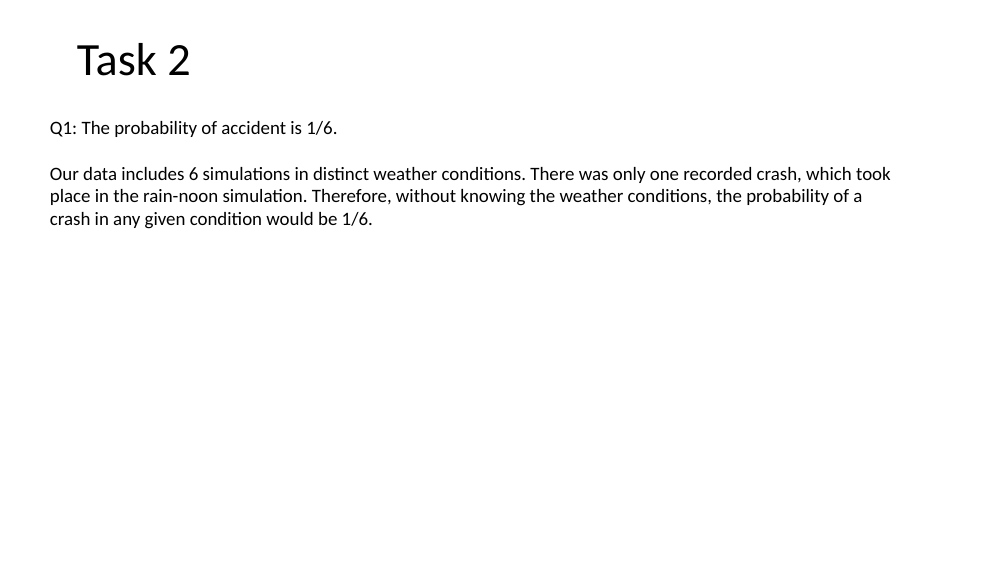
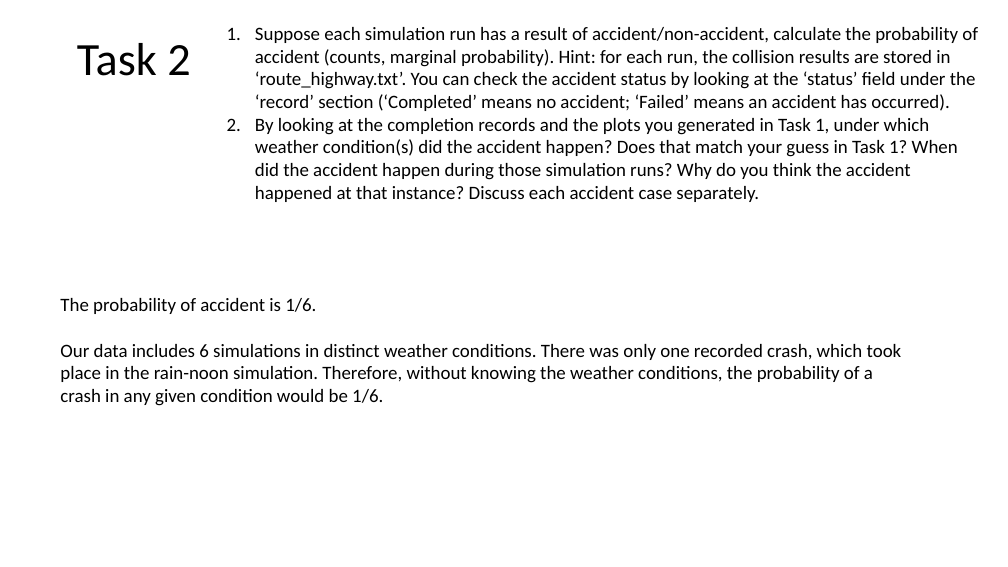
Before and after one commit to mrojaspell/MP1, a slide deck: slide 13 of mp1_powerpoint.pptx (slide 12 before the commit). Drawn at 1008x567 pixels with LibreOffice and Linux fonts; fonts in the diff are those of the drawing. Boxes give left, top, right and bottom in pixels: in the first picture for what was removed or moved away, otherwise in the second. Text is boxed around its words. In the diff, an @@ line names an element or a change of style, - is before the commit and + after.

```diff
--- a/mp1_powerpoint.pptx
+++ b/mp1_powerpoint.pptx
@@ text added at <box>255,27,978,202</box>, 18 pt, text #000000 @@
+1. Suppose each simulation run has a result of accident/non-accident, calculate the probability of accident (counts, marginal probability). Hint: for each run, the collision results are stored in ‘route_highway.txt’. You can check the accident status by looking at the ‘status’ field under the ‘record’ section (‘Completed’ means no accident; ‘Failed’ means an accident has occurred).
+2. By looking at the completion records and the plots you generated in Task 1, under which weather condition(s) did the accident happen? Does that match your guess in Task 1? When did the accident happen during those simulation runs? Why do you think the accident happened at that instance? Discuss each accident case separately.
@@ text "The probability of accident is ...": place and size @@
-text "The probability of accident is ..." at <box>50,121,891,229</box>
+text "The probability of accident is ..." at <box>60,298,902,406</box>
@@ text at <box>60,298,316,314</box>: text changed @@
-Q1: The probability of accident is 1/6.
+The probability of accident is 1/6.
```
Also in this commit, not shown: 10 other slides changed, 2 slides added, 1 slide removed.
